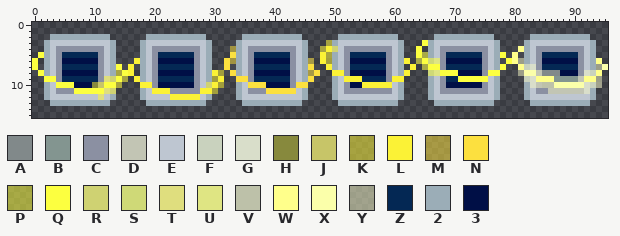
A pixel-art file gets an edit: SpaceInvaders/Content/Powerbox/Template.ase. The first picture shows the starting point.
96x16 pixels, 1 frame. Colours within 5 levels of each other are drawn and written as one.
Palette (. is transparent): A #81898a  B #839590  C #8b90a2  D #c2c5b4  E #bec6d1  F #c9d2be  G #d9deca  H #87893d  J #c7c568  K #fbf23689  L #fbf236  M #fce03f89  N #fce03f  P #fcff4089  Q #fcff40  R #cfd272  S #cfd977  T #dfde7e  U #dfe583  V #bdc1a9  W #ffff8b  X #fbffaa  Y #f1f2c489  Z #042854  2 #9badb7  3 #000f46
The same view after the edit:
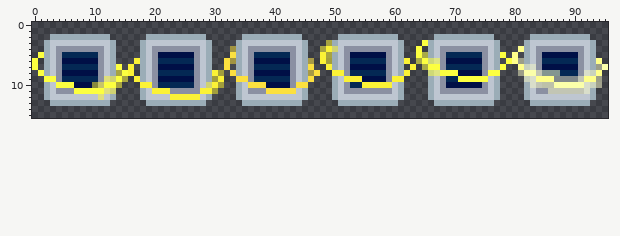
Changes in this commit:
colour A: #81898a -> #839590
colour B: #839590 -> #81898a
Changed rows in their new state; - is a pixel that keeps its letter.
Layer "Overlay":
first column x 21:
 5 333333--------------------------333333--------------------------333333
 6 ZZZZZZ--------------------------ZZZZZZ--------------------------ZZZZZZ
 7 333333--------------------------333333--------------------------333333
 8 ZZZZZZ--------------------------ZZZZZZ-----------------------------ZZZ
 9 333333----------------------------3333--------------------------------
10 ZZZZZZ--------------------------ZZ------------------------------------
Changed places in both pictures, as pixel boxes (x1, y1, x2, y2):
changed: (158, 52, 194, 88)
changed: (350, 52, 386, 88)
changed: (542, 52, 578, 82)
